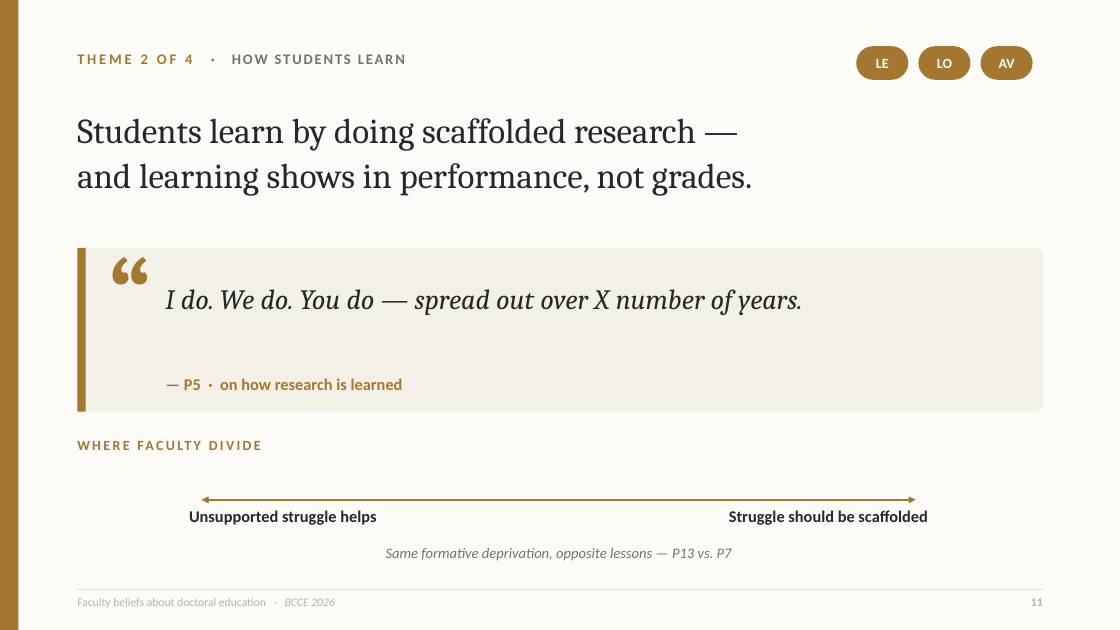
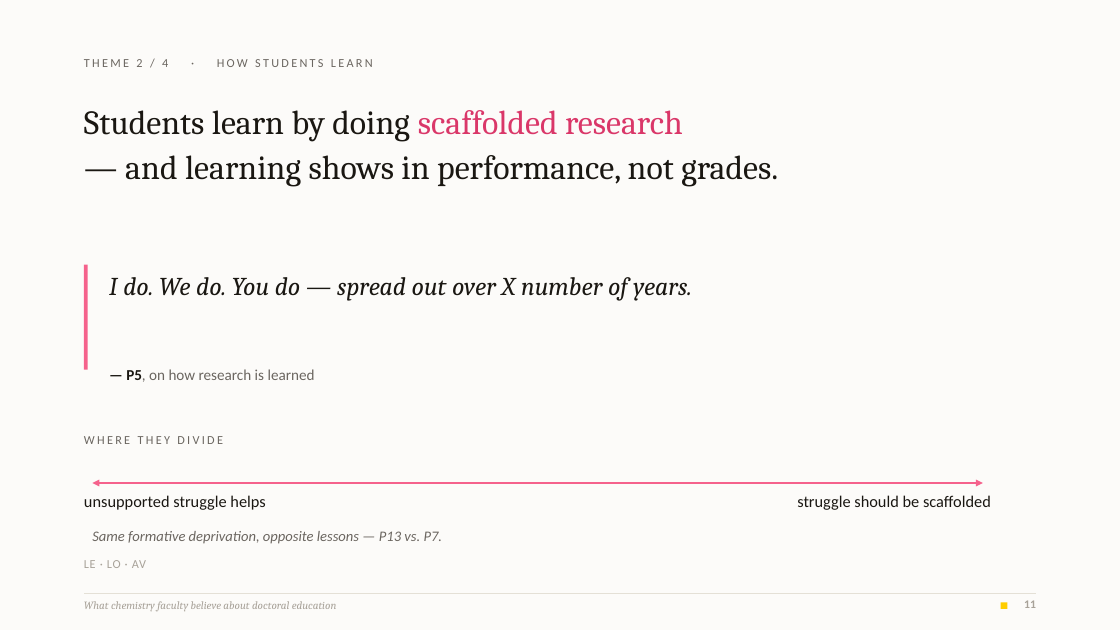
Before and after one commit to 7ahra/resnet_exploration, a slide deck: slide 11 of bcce_2026_faculty_beliefs/BCCE2026_faculty_beliefs.pptx. Drawn at 1120x630 pixels with LibreOffice and Linux fonts; fonts in the diff are those of the drawing. Boxes give left, top, right and bottom in pixels: in the first picture for what was removed or moved away, otherwise in the second. Text is boxed around its words. In the diff, an @@ line names an element or a change of style, - is before the commit and + after.

```diff
--- a/bcce_2026_faculty_beliefs/BCCE2026_faculty_beliefs.pptx
+++ b/bcce_2026_faculty_beliefs/BCCE2026_faculty_beliefs.pptx
@@ rectangle at (0,0,1120,630): fill #FCFBF7 to #FCFBF9 @@
@@ rectangle removed at (0,0,18,630) @@
@@ text at (84,59,373,67): text changed; size 12.5 to 10.5 pt; text colour #74726A to #6B6660; bold off @@
-THEME 2 OF 4 · HOW STUDENTS LEARN
+THEME 2 / 4 · HOW STUDENTS LEARN
@@ rounded rectangle removed at (856,46,908,80) @@
@@ text removed at (876,59,889,68) @@
-LE
@@ rounded rectangle removed at (918,46,970,80) @@
@@ text removed at (937,59,952,68) @@
-LO
@@ rounded rectangle removed at (981,46,1033,80) @@
@@ text removed at (999,59,1015,68) @@
-AV
@@ text at (84,110,778,187): text changed; size 30 to 29 pt; text colour #242928 to #1A1712 @@
-Students learn by doing scaffolded research —
-and learning shows in performance, not grades.
+Students learn by doing scaffolded research
+— and learning shows in performance, not grades.
@@ text removed at (108,227,209,328) @@
-“
@@ rounded rectangle removed at (77,248,1044,412) @@
@@ rectangle: place and size @@
-rectangle at (77,248,86,412)
+rectangle at (84,265,87,370)
@@ rectangle at (84,265,87,370): fill #A37730 to #F5628C @@
@@ text "I do. We do. You ...": place and size @@
-text "I do. We do. You ..." at (165,289,802,315)
+text "I do. We do. You ..." at (109,277,692,300)
@@ text "I do. We do. You ..." at (109,277,692,300): size 24 to 22 pt, text colour #242928 to #1A1712; line spacing 1.12 to 1.16 @@
@@ text at (126,369,315,382): text changed; size 14 to 13 pt; text colour #A37730 to #6B6660; bold off @@
-— P5 · on how research is learned
+— P5, on how research is learned
@@ text at (84,436,223,444): text changed; size 12 to 10.5 pt; text colour #A37730 to #6B6660; bold off @@
-WHERE FACULTY DIVIDE
+WHERE THEY DIVIDE
@@ text at (84,495,265,510): text changed; text colour #242928 to #1A1712; bold off @@
-Unsupported struggle helps
+unsupported struggle helps
@@ double arrow moved from (202, 500) - (916, 500) to (92, 483) - (983, 483) @@
@@ double arrow (92, 483) - (983, 483): stroke #A37730 2 pt to #F5628C 1.75 pt @@
@@ text at (797,495,991,510): text changed; text colour #242928 to #1A1712; bold off @@
-Struggle should be scaffolded
+struggle should be scaffolded
@@ text at (92,531,443,544): text changed; text colour #74726A to #6B6660 @@
-Same formative deprivation, opposite lessons — P13 vs. P7
+Same formative deprivation, opposite lessons — P13 vs. P7.
@@ text added at (84,560,146,568), 10.5 pt, text #A8A299 @@
+LE · LO · AV
@@ line moved from (77, 590) - (1043, 590) to (84, 593) - (1036, 593) @@
@@ line (84, 593) - (1036, 593): stroke #E4E0D5 0.75 pt to #E4E0D6 0.75 pt @@
@@ text "11": place and size @@
-text "11" at (1031,598,1043,606)
+text "11" at (1024,600,1036,608)
@@ text "11" at (1024,600,1036,608): text colour #B6B2A7 to #A8A299 @@
@@ text at (84,601,337,611): text changed; size 10 to 9.5 pt; font Calibri to Cambria; text colour #B6B2A7 to #A8A299; italic on @@
-Faculty beliefs about doctoral education · BCCE 2026
+What chemistry faculty believe about doctoral education
@@ rectangle added at (1001,602,1007,609), fill #FFCD00 @@
```
Also in this commit, not shown: 15 other slides changed, 8 other files.
